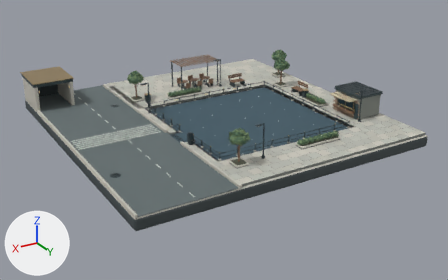
What one commit did to the glTF model public/models/garage.glb.
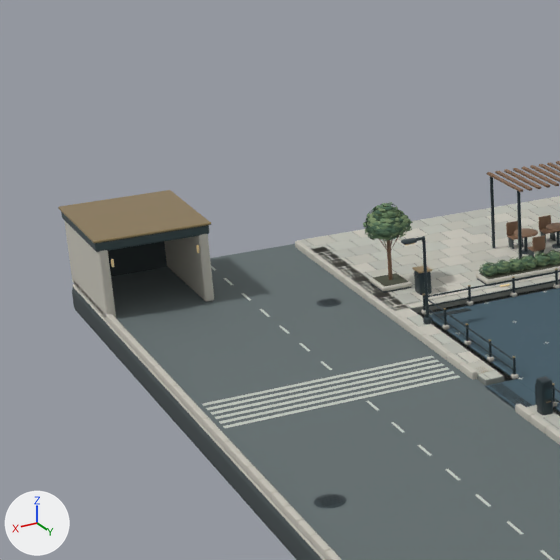
Old and new are each drawn whole from a 50 mm lens placed at (16.12, 17.17, 9.37), pointed at (3.85, -3.28, -0.85) and again close up on the part from 0% to 44% of the width and 0% to 70% of the height. Arrows for +X, +Y and +Z are at lower left; the lights stay in place. The first two pictures are the older version. Vertices at exactly the same position are counted once.

The first close-up shows 'Asphalt blue slate', 'Basalt foundation', 'Cafe graphite', 'Courtyard foliage detail', 'Graphite powdercoat', 'Honed warm limestone', 'Limestone paver 0', 'Limestone paver 1', 'Limestone paver 2', 'Limestone paver 3', 'Parking markings', 'Rain drain and rubber', 'Satin brass accents', 'Street asphalt' and 5 more.
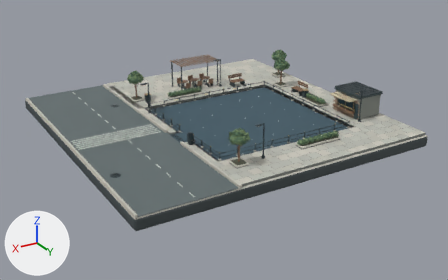
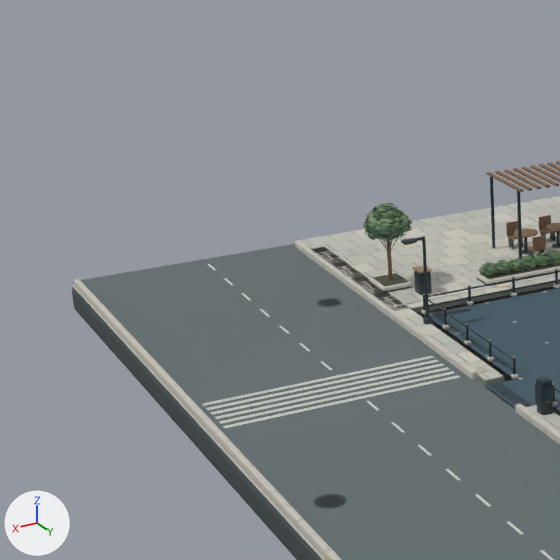
Pixel boxes [x1, y1, x2, y2] of what changed, in the close-ups (560 x 560 px):
```json
{"object": "Honed warm limestone", "change": "reshaped", "before": [64, 220, 560, 560], "after": [72, 241, 560, 560]}
{"object": "Satin brass accents", "change": "reshaped", "before": [58, 190, 558, 403], "after": [412, 266, 558, 403]}
{"object": "Rain drain and rubber", "change": "reshaped", "before": [108, 241, 532, 507], "after": [317, 272, 532, 507]}
{"object": "Cafe graphite", "change": "reshaped", "before": [61, 212, 209, 252], "on screen": "not visible afterwards"}
{"part": 1, "of": "me_cube_002", "change": "deleted", "before": [164, 234, 214, 302]}
{"part": 2, "of": "me_cube_002", "change": "deleted", "before": [64, 220, 116, 318]}
{"part": 3, "of": "me_cube_469", "change": "deleted", "before": [58, 190, 211, 244], "on screen": "brown"}
{"part": 4, "of": "me_cube_758", "change": "deleted", "before": [108, 241, 168, 276]}
```

The change, as JSON lines over the scene's bpy script:
```json
{"block": "me_cube_002", "where": "# used by ob_honed_warm_limestone; location = (4.0, -4.05, -0.04)"}
{"op": "remove", "block": "me_cube_002", "code": "me_cube_002.from_pydata(...)  # 2648 vertices, 4908 faces; spans x -6.17..6.18, y -6.17..6.2, z -0.04..1.16"}
{"op": "add", "block": "me_cube_002", "code": "me_cube_002.from_pydata(...)  # 2536 vertices, 4692 faces; spans x -6.17..6.18, y -6.17..6.2, z -0.04..0.23"}
{"block": "me_cube_002", "change": "me_cube_002 part 1: the loose piece of 56 vertices spanning x 4.52..4.66, y -6.09..-4.13, z 0.06..1.16 is deleted"}
{"block": "me_cube_002", "change": "me_cube_002 part 2: the loose piece of 56 vertices spanning x 6.03..6.18, y -6.09..-4.13, z 0.06..1.16 is deleted"}
{"block": "me_cube_469", "where": "# used by ob_satin_brass_accents; location = (0.0, 0.0, 0.34)"}
{"op": "remove", "block": "me_cube_469", "code": "me_cube_469.from_pydata(...)  # 3270 vertices, 6252 faces; spans x -0.8..10.23, y -10.16..0.02, z -0.24..0.94"}
{"op": "add", "block": "me_cube_469", "code": "me_cube_469.from_pydata(...)  # 3246 vertices, 6208 faces; spans x -0.8..6.39, y -6.82..0.02, z -0.24..0.68"}
{"block": "me_cube_469", "change": "me_cube_469 part 3: the loose piece of 24 vertices spanning x 8.46..10.23, y -10.16..-8.15, z 0.9..0.94 is deleted"}
{"block": "me_cube_758", "where": "# used by ob_rain_drain_and_rubber; location = (6.25, -2.5, 0.04)"}
{"op": "remove", "block": "me_cube_758", "code": "me_cube_758.from_pydata(...)  # 656 vertices, 1200 faces; spans x -6.74..3.8, y -7.64..1.8, z 0.0..1.02"}
{"op": "add", "block": "me_cube_758", "code": "me_cube_758.from_pydata(...)  # 632 vertices, 1156 faces; spans x -6.74..3.48, y -4.8..1.8, z 0.0..0.39"}
{"block": "me_cube_758", "change": "me_cube_758 part 4: the loose piece of 24 vertices spanning x 2.4..3.8, y -7.64..-7.6, z 0.0..1.02 is deleted"}
{"block": "me_cube_910", "where": "# used by ob_cafe_graphite; location = (-0.74, -1.08, 0.56)"}
{"op": "remove", "block": "me_cube_910", "code": "me_cube_910.from_pydata(...)  # 184 vertices, 348 faces; spans x -1.21..10.94, y -9.06..0.84, z -0.45..0.69"}
{"op": "add", "block": "me_cube_910", "code": "me_cube_910.from_pydata(...)  # 128 vertices, 240 faces; spans x -1.21..0.04, y -0.77..0.84, z -0.45..0.56"}
{"block": "me_cube_910", "change": "me_cube_910 part 5: the loose piece of 56 vertices spanning x 9.23..10.94, y -9.06..-7.1, z 0.53..0.69 is deleted"}
```
